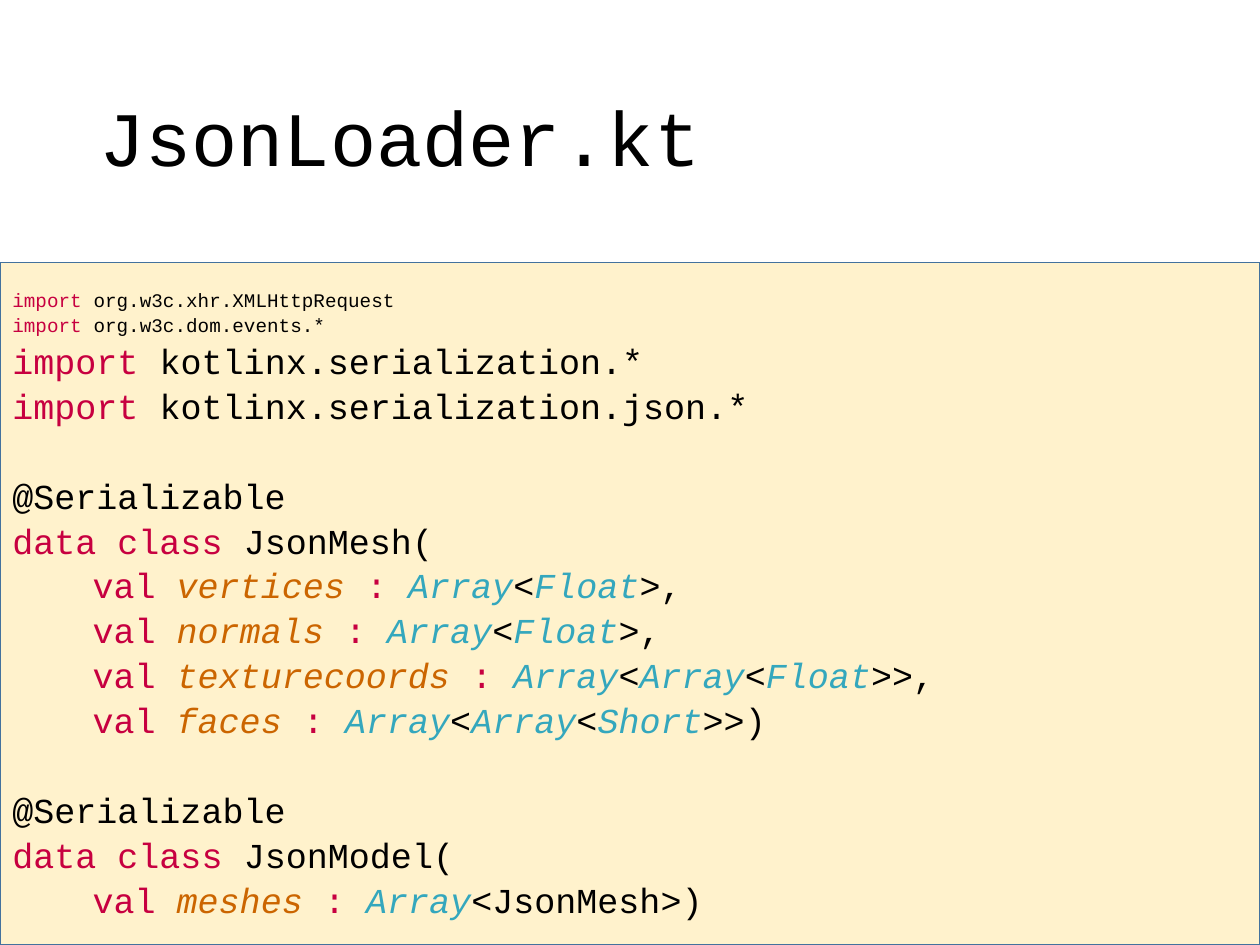
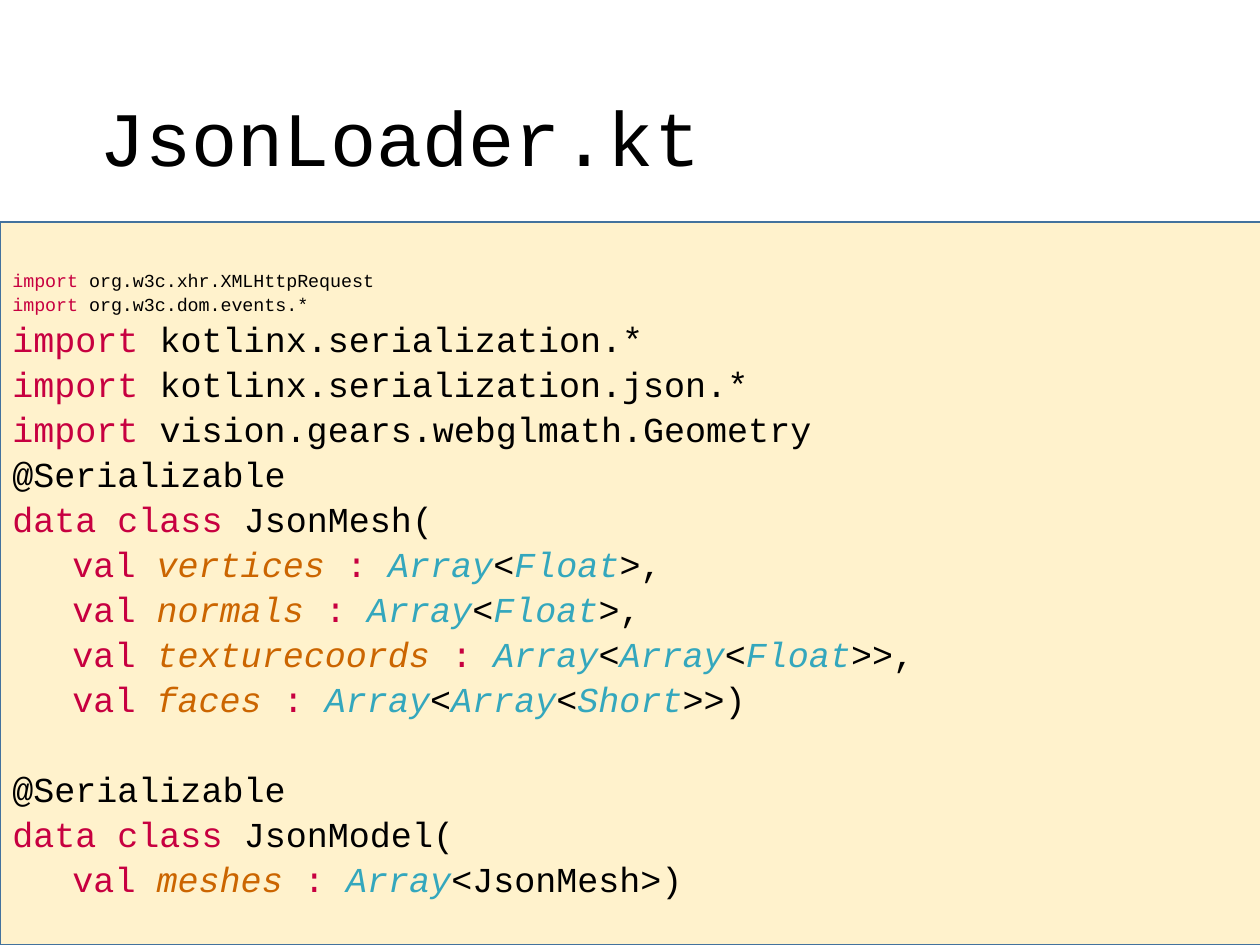
Before and after one commit to szecsi/kogfactory, a slide deck: slide 9 of projects/kog.3gr.030-3d/3gre080_trianglemesh.pptx (slide 10 before the commit). Drawn at 1260x945 pixels with LibreOffice and Linux fonts; fonts in the diff are those of the drawing. Boxes give left, top, right and bottom in pixels: in the first picture for what was removed or moved away, otherwise in the second. Text is boxed around its words. In the diff, an @@ line names an element or a change of style, - is before the commit and + after.

```diff
--- a/projects/kog.3gr.030-3d/3gre080_trianglemesh.pptx
+++ b/projects/kog.3gr.030-3d/3gre080_trianglemesh.pptx
@@ rectangle "import org.w3c.xhr.XMLHttpRequest": place and size @@
-rectangle "import org.w3c.xhr.XMLHttpRequest" at <box>0,262,1260,945</box>
+rectangle "import org.w3c.xhr.XMLHttpRequest" at <box>0,222,1260,945</box>
@@ text in rectangle at <box>12,274,914,900</box>: size 11 to 10.5 pt in "import org.w3c.xhr.XMLHttpRequest", "import org.w3c.dom.events.*" @@
@@ text in rectangle at <box>12,418,812,450</box>: paragraph added @@
+import vision.gears.webglmath.Geometry
```
Also in this commit, not shown: 3 other slides changed, 2 slides added, 2 slides removed, 2 other files.
